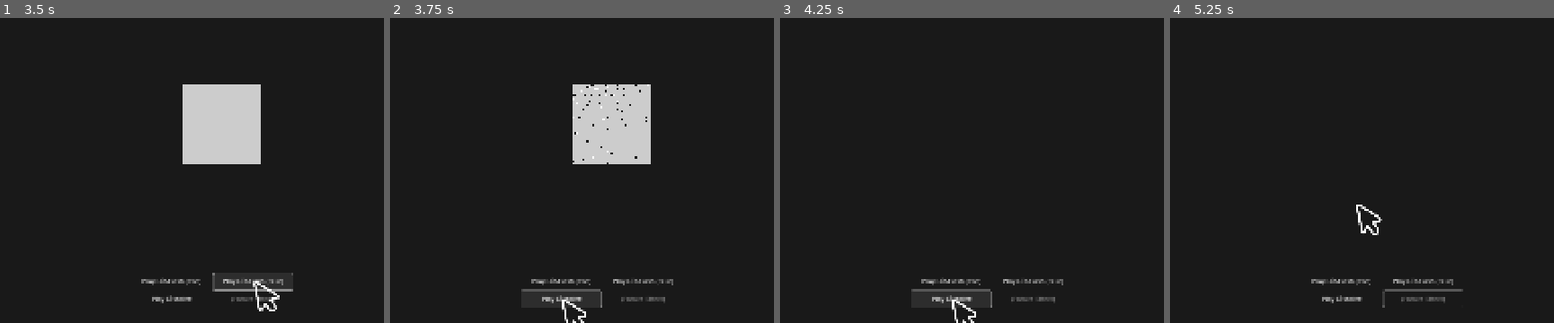
Above: before the commit, frames 1-4 (left to right).
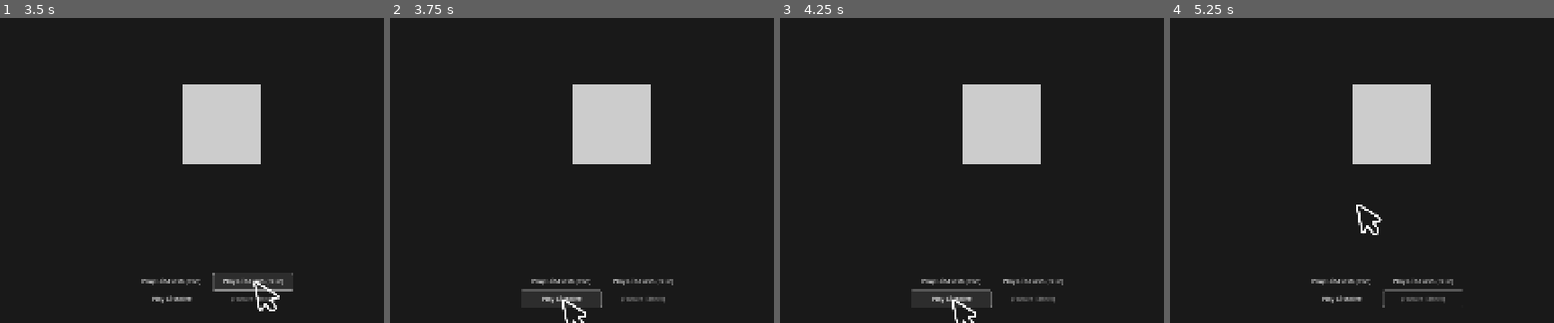
Above: after the commit, the same moments.

Repository: stevencasteel/Box-Battle
Game: Godot game, scene res://tools/fx_playground.tscn
The game is run twice, just before and just after one commit, with the same random seed, the same clock (stepped at 60 frames per second) and the same inputs. This scene is started directly instead of the project's main scene. The engine's default icon, where the game draws it, is replaced by a stand-in: a white triangle on a blue panel in a dark square.
Inputs (mouse positions are in pixels of both pictures, inside the frame that each line leads up to):
- Up to frame 1 (3.5 s): click "Play Hit-Flash (Red)" at 0.5 s; click "Play Hit-Flash (Red)" at 1.25 s; click "Play Hit-Flash (Blue)" at 2 s; click "Play Hit-Flash (Blue)" at 2.75 s
- Up to frame 2 (3.75 s): click "Play Dissolve" at 3.5 s
- Up to frame 3 (4.25 s): no input
- Up to frame 4 (5.25 s): click "Play Dissolve" at 4.25 s; tap Enter (ui_accept) at 5 s; move the mouse to (1354, 204) at 5.02 s; hold Right (ui_right) from 5.03 s (still down); click (1354, 204) at 5.17 s

Frame 1 is identical in both runs. In frame 2, 0.2% of the frame differs, in the area x 47-68%, y 21-48%; in frame 3, 5.3%; in frame 4, 5.3%.
Error after the commit: Assertion failed: FXComponent requires a ServiceLocator. (res://src/entities/components/fx_component.gd:30)

Commit message:
feat(debug): Implement FXManager debug stats and display on overlay.
- Implemented the `get_debug_stats` method in `FXManager` to return the number of active VFX and shader effects.
- Added tracking methods to `FXManager` to allow external systems like `FXComponent` to report their activity.
- Updated `FXComponent` to report the start and end of its shader effects to `FXManager`, ensuring accurate centralized tracking.
- Updated `DebugOverlay` to call `FXManager.get_debug_stats()` and display the live counts, providing real-time performance feedback.

Diff:
--- a/src/core/systems/fx_manager.gd
+++ b/src/core/systems/fx_manager.gd
@@ -10,11 +10,20 @@
 var _camera_shaker: CameraShaker = null
 var _effect_timestamps: Dictionary = {}  # Tracks { entity_id: { effect_path: timestamp_msec } }
 
-# TODO: Add debug stats variables.
 var _active_vfx_count: int = 0
 var _active_shader_effects: int = 0
 
 # --- Public Methods ---
+
+
+## Increments the active shader counter. Called by external systems like FXComponent.
+func increment_shader_count() -> void:
+	_active_shader_effects += 1
+
+
+## Decrements the active shader counter. Called by external systems like FXComponent.
+func decrement_shader_count() -> void:
+	_active_shader_effects -= 1
 
 
 ## Stores a reference to the active CameraShaker in the scene.
@@ -85,10 +94,10 @@
 			_effect_timestamps[target_id] = {}
 		_effect_timestamps[target_id][effect_path] = current_time
 
-	_active_shader_effects += 1
+	increment_shader_count()
 	var tween = get_tree().create_tween()
 	tween.tween_interval(effect.duration)
-	tween.finished.connect(func(): _active_shader_effects -= 1, CONNECT_ONE_SHOT)
+	tween.finished.connect(decrement_shader_count, CONNECT_ONE_SHOT)
 
 	match effect.target_scope:
 		# ENTITY scope is now handled directly by FXComponent.
@@ -140,7 +149,6 @@
 	print("FXManager: Shader pre-warm complete.")
 
 
-# TODO: Add get_debug_stats method
 ## Returns a dictionary of current FX stats for debugging purposes.
 func get_debug_stats() -> Dictionary:
 	return {
--- a/src/entities/components/fx_component.gd
+++ b/src/entities/components/fx_component.gd
@@ -15,6 +15,7 @@
 var _original_material: Material
 var _current_effect_name: String = "None"
 var _active_tween: Tween
+var _services: ServiceLocator
 
 
 # --- Godot Lifecycle Methods ---
@@ -25,6 +26,8 @@
 
 func setup(p_owner: Node, p_dependencies: Dictionary = {}) -> void:
 	self._owner = p_owner
+	self._services = p_dependencies.get("services")
+	assert(is_instance_valid(_services), "FXComponent requires a ServiceLocator.")
 
 	assert(p_dependencies.has("visual_node"), "FXComponent requires a 'visual_node' dependency.")
 	_visual_node = p_dependencies.get("visual_node")
@@ -69,6 +72,7 @@
 	_visual_node = null
 	_owner = null
 	_health_component = null
+	_services = null
 
 
 # --- Public API ---
@@ -96,6 +100,9 @@
 			material_instance.set_shader_parameter(param_name, overrides[param_name])
 
 	_visual_node.material = material_instance
+
+	# Report the effect start to the central manager.
+	_services.fx_manager.increment_shader_count()
 
 	_active_tween = create_tween().set_parallel(false)
 	_active_tween.tween_property(
@@ -130,6 +137,10 @@
 
 
 func _on_effect_finished(preserve_final_state: bool) -> void:
+	# Report the effect end to the central manager.
+	if is_instance_valid(_services):
+		_services.fx_manager.decrement_shader_count()
+
 	# Ensure the owner is still valid before trying to access it.
 	if not is_instance_valid(_owner):
 		return
--- a/src/ui/dev/debug_overlay.gd
+++ b/src/ui/dev/debug_overlay.gd
@@ -82,7 +82,6 @@
 		pool_text_parts.append("%s [%d/%d]" % [pool_name, stats.active, stats.total])
 	object_pool_label.text = "Pools: " + " ".join(pool_text_parts)
 
-	# TODO: Display FXManager debug stats.
 	var fx_stats = FXManager.get_debug_stats()
 	fx_label.text = "FX: Shaders[%d] VFX[%d]" % [fx_stats.active_shaders, fx_stats.active_vfx]
 
Not shown, added: all_script_errors.txt
Not shown, changed: docs/CHANGELOG.txt
Not shown, changed: docs/all_godot_source_code_no_docs.txt
